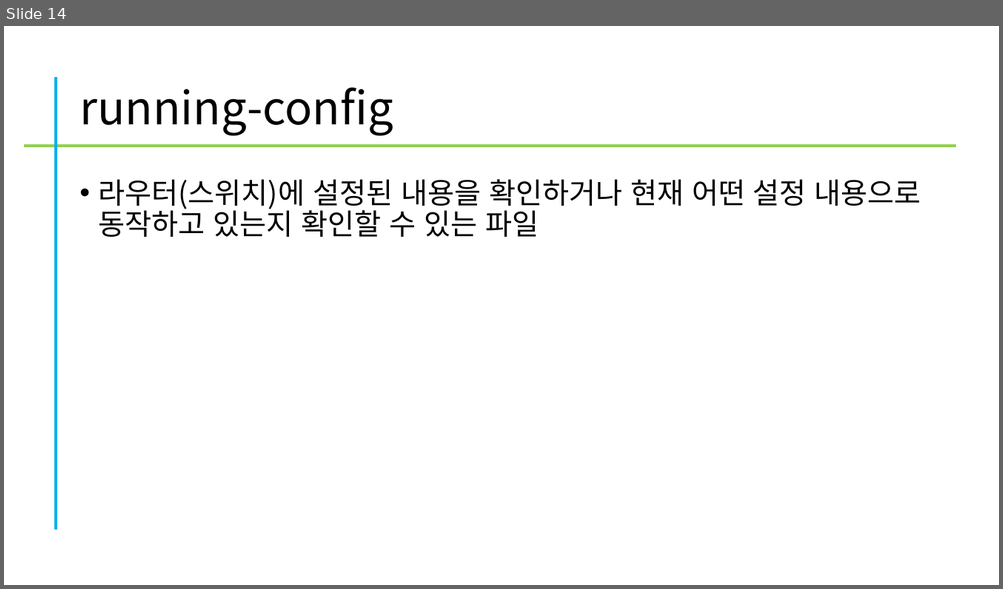
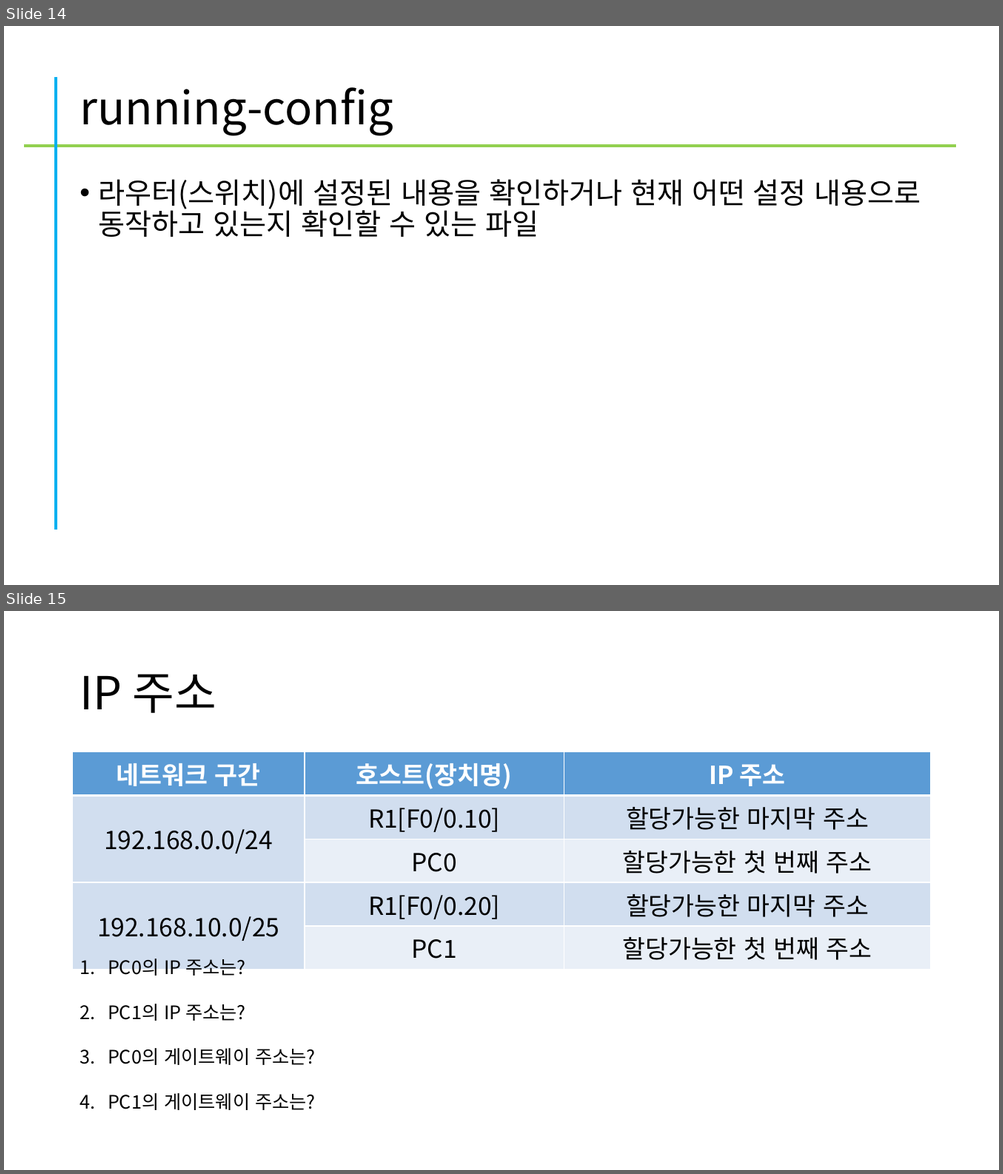
Before and after one commit to kig2929kig/network, a slide deck: 네트워크 구축(학습정리).pptx. Shown one above the other, each under a label of ours: slide 14 before the commit, slides 14 and 15 after it. The pictures are 1003x589 and 1003x1174 pixels, drawn with LibreOffice and Linux fonts; fonts in the diff are those of the drawing. Boxes give left, top, right and bottom in pixels: in the first picture for what was removed or moved away, otherwise in the second. Text is boxed around its words. In the diff, an @@ line names an element or a change of style, - is before the commit and + after.

```diff
--- a/네트워크 구축(학습정리).pptx
+++ b/네트워크 구축(학습정리).pptx
@@ slide 15 added at bbox=[4, 611, 999, 1170], background #FFFFFF @@
@@ title added at bbox=[79, 674, 216, 713], 44 pt, text #000000 @@
+IP 주소
@@ table added at bbox=[73, 752, 930, 963], 5 rows, 3 columns @@
+네트워크 구간 | 호스트(장치명) | IP 주소
+192.168.0.0/24 | R1[F0/0.10] | 할당가능한 마지막 주소
+ | PC0 | 할당가능한 첫 번째 주소
+192.168.10.0/25 | R1[F0/0.20] | 할당가능한 마지막 주소
+ | PC1 | 할당가능한 첫 번째 주소
@@ text added at bbox=[108, 959, 316, 1111], 18 pt, text #000000 @@
+1. PC0의 IP 주소는?
+2. PC1의 IP 주소는?
+3. PC0의 게이트웨이 주소는?
+4. PC1의 게이트웨이 주소는?
```
Also in this commit, not shown: 1 slide changed, 1 other slide added.
